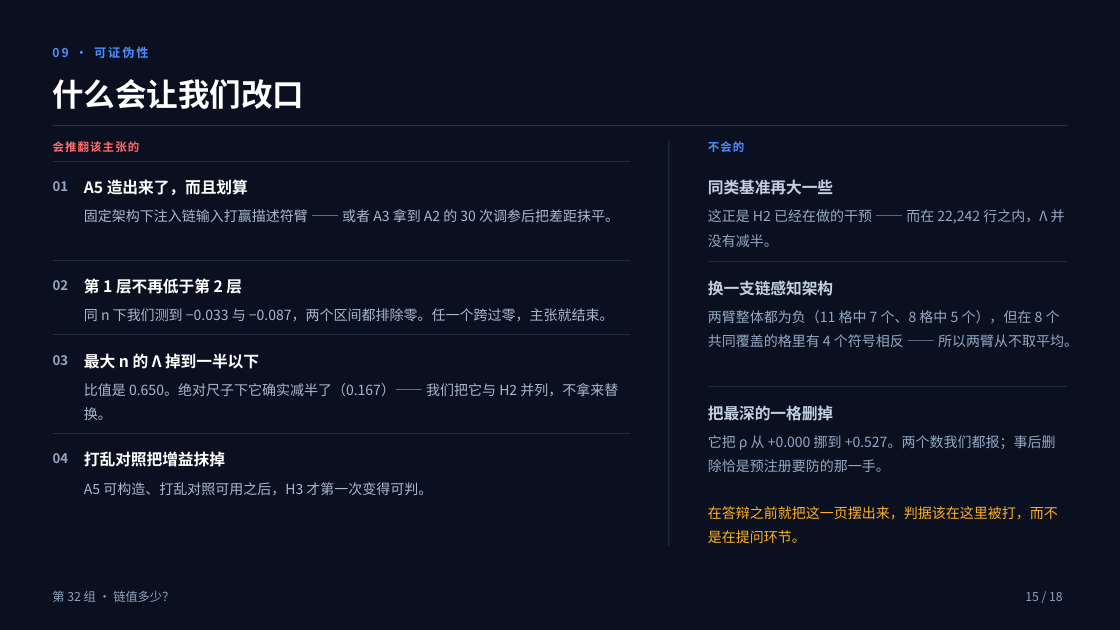
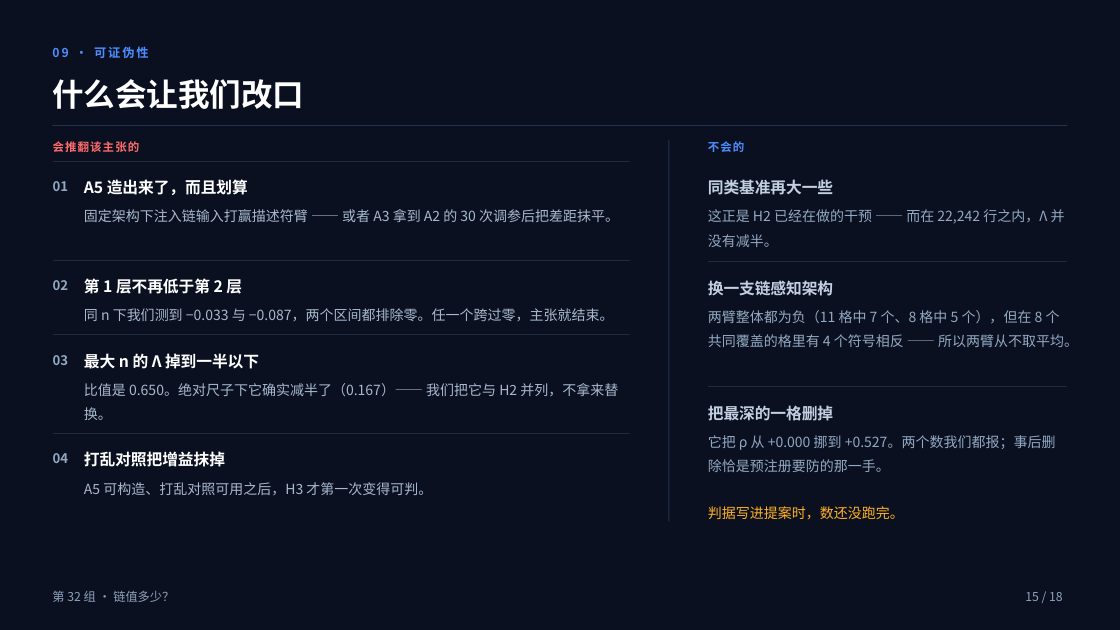
Before and after one commit to XHH-Coco/How-Much-Is-a-Chain-Worth, a slide deck: slide 15 of presentation/ChainWorth_Group32_CN/ChainWorth_Group32_CN.pptx. Drawn at 1120x630 pixels with LibreOffice and Linux fonts; fonts in the diff are those of the drawing. Boxes give left, top, right and bottom in pixels: in the first picture for what was removed or moved away, otherwise in the second. Text is boxed around its words. In the diff, an @@ line names an element or a change of style, - is before the commit and + after.

```diff
--- a/presentation/ChainWorth_Group32_CN/ChainWorth_Group32_CN.pptx
+++ b/presentation/ChainWorth_Group32_CN/ChainWorth_Group32_CN.pptx
@@ rectangle: place and size @@
-rectangle at [669,140,670,546]
+rectangle at [669,140,670,522]
@@ text removed at [708,506,1058,543] @@
-在答辩之前就把这一页摆出来，判据该在这里被打，而不是在提问环节。
@@ text added at [708,506,904,519], 12 pt, text #FFB020 @@
+判据写进提案时，数还没跑完。
```
Also in this commit, not shown: 3 other slides changed, 14 other files.
